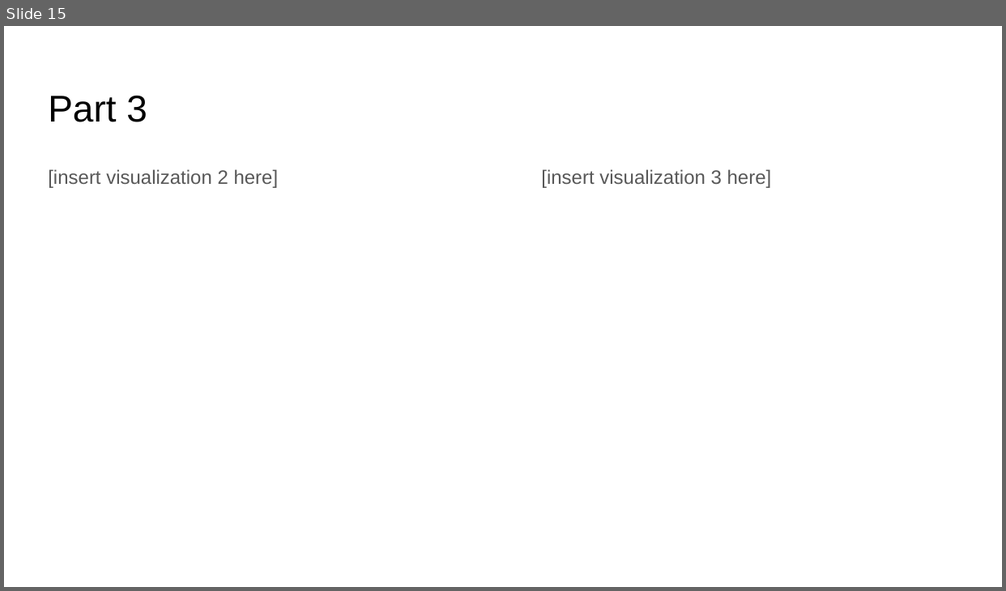
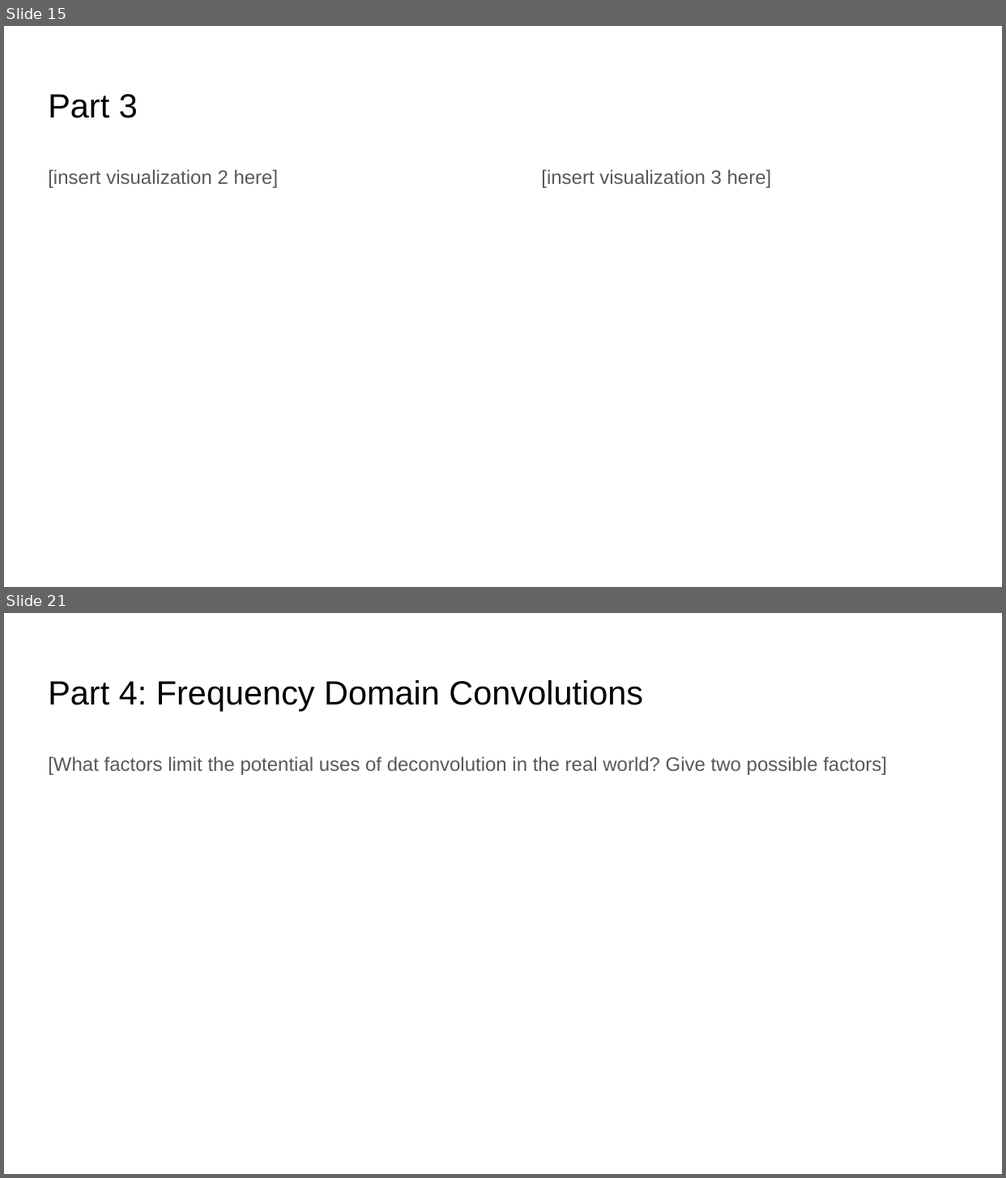
Before and after one commit to aashutoshav/Computer-Vision-Project-1, a slide deck: docs/report.pptx. Shown one above the other, each under a label of ours: slide 15 before the commit, slides 15 and 21 after it; the slides between them are not shown. The pictures are 1006x591 and 1006x1178 pixels, drawn with LibreOffice and Linux fonts; fonts in the diff are those of the drawing. Boxes give left, top, right and bottom in pixels: in the first picture for what was removed or moved away, otherwise in the second. Text is boxed around its words. In the diff, an @@ line names an element or a change of style, - is before the commit and + after.

Commit message:
Update student version for part 4 Spring 2022

```diff
--- a/docs/report.pptx
+++ b/docs/report.pptx
@@ slide 21 added at (x1=4, y1=613, x2=1002, y2=1174), background #FFFFFF @@
@@ title added at (x1=48, y1=680, x2=643, y2=711), 24.2 pt, text #000000 @@
+Part 4: Frequency Domain Convolutions
@@ text added at (x1=48, y1=756, x2=887, y2=775), 14 pt, text #585858 @@
+[What factors limit the potential uses of deconvolution in the real world? Give two possible factors]
@@ slide 15 changed as well @@
@@ title "Part 3" at (x1=48, y1=94, x2=138, y2=118): size 26.9 to 24.2 pt @@
```
Also in this commit, not shown: 15 other slides changed, 5 other slides added, 11 other files.
